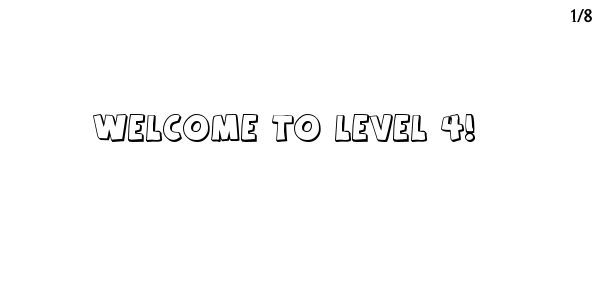
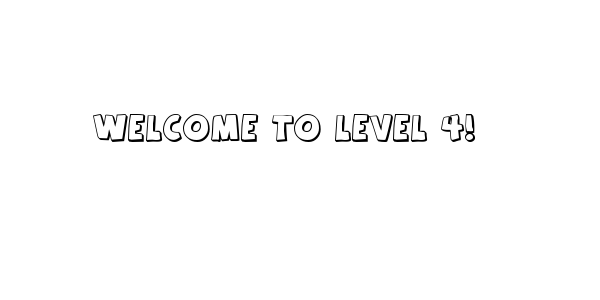
The second 600×300 image is a revision of the first. Changes to its layers:
painted on "1/8" over box(571, 9, 592, 23)
